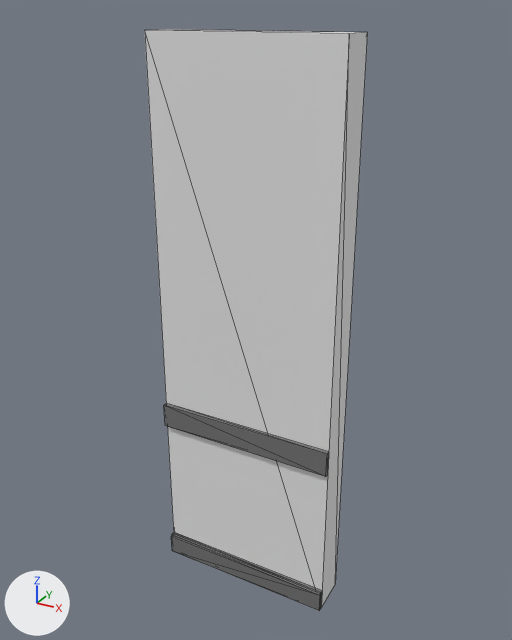
The glTF model Assets/WandMitLeiste1_4.glb, before and after one commit.
Before and after are seen from a camera (50 mm lens) standing at (2.13, -3.02, 3.09) and looking at (0.5, -0.06, 1.61). The lights are fixed; the arrows at lower left show +X, +Y and +Z. Mesh edges are drawn as thin lines. Vertices at the same position are counted once.

The first picture shows 'Wand 1 * 4'.
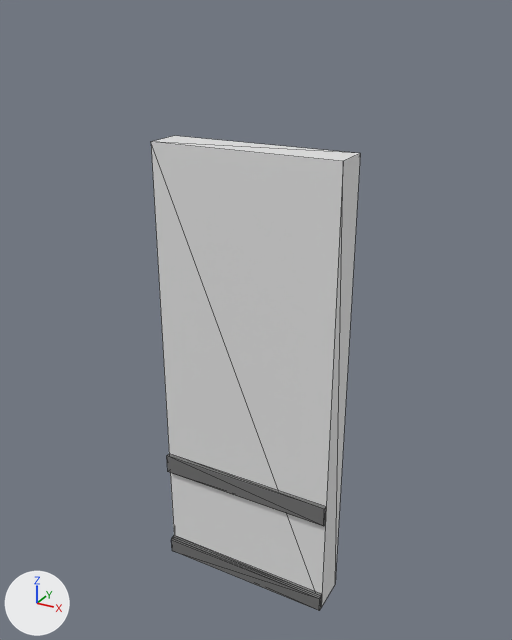
What differs and where, as boxes [x1, y1, x2, y2] in the pictures (512 x 640 px; the box of a moved part takes in the faces that stretch with it):
'Wand 1 * 4', reshaped (18% shorter)
    before: [145, 29, 367, 611]
    after: [151, 136, 360, 611]
part 1 of me_cube, moved or reshaped
    before: [145, 29, 367, 607]
    after: [151, 136, 360, 607]
part 2 of me_cube, cut back
    before: [164, 403, 329, 611]
    after: [167, 454, 326, 611]

What changed in the scene script:
```text
Change me_cube:
    used by ob_wand_1___4; location = (0.0, 0.0, 0.0)
    verts and faces of me_cube; kept vertices keep their numbers, new ones are numbered from 36
    before: 0 (1.0, 0.0, 3.0) at pixel (367, 32), 2 (0.0, 0.0, 3.0) at pixel (169, 29), 4 (1.0, -0.2, 3.0) at pixel (349, 33), 6 (0.0, -0.2, 3.0) at pixel (144, 30)
    remove me_cube.from_pydata(...)  # 36 vertices, 50 faces; spans x 0.0..1.0, y -0.23..0.0, z 0.0..3.0
    add me_cube.from_pydata(...)  # 28 vertices, 40 faces; spans x 0.0..1.0, y -0.23..0.0, z 0.0..2.5
    me_cube part 1
    add for i in [0, 2, 4, 6]: verts[i] += (0.0, 0.0, -0.5)
    me_cube part 2
    15 vertices are removed from x 0.0..1.0, y -0.23..-0.2, z 0.0..0.13
    28 faces are deleted
    4 vertices in x 0.0..1.0, y -0.22..-0.2, z 0.91 move by (0.0, 0.0, -0.32)
    4 vertices in x 0.0..1.0, y -0.22..-0.2, z 1.04 move by (0.0, 0.0, -0.34)
    1 vertex moves from x 1.0, y -0.2, z 0.06 to x 1.0, y -0.2, z 0.1
    7 vertices are added at x 0.0..1.0, y -0.23..-0.2, z 0.09..0.1
    18 new faces join them, mat_graue_leiste (grey #727272)
```
